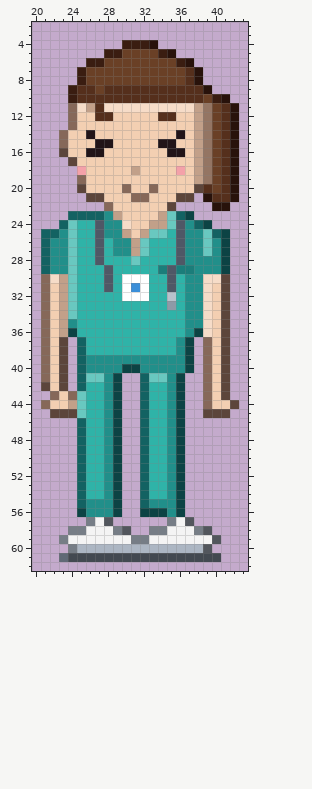
Pixel-art file -- src/media/photos/sprites/characters/11_nurse_teal.aseprite. The first picture shows the starting point.
64x64 pixels, 1 frame. Colours within 5 levels of each other are drawn and written as one. Shown: x 20..43, y 2..62.
New version:
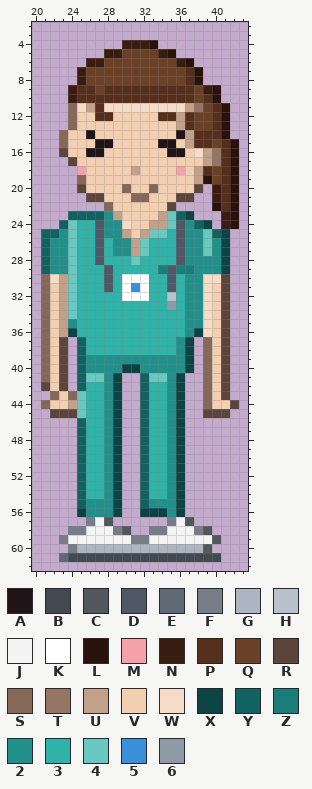
Palette (. is transparent): A #211418  B #434951  C #52565d  D #4f5866  E #606976  F #767d86  G #acb6c3  H #b9c2cc  J #f4f4f4  K #ffffff  L #28120b  M #f4a1a9  N #3a1d11  P #552f1c  Q #6a4026  R #5c453b  S #866859  T #947563  U #c2a089  V #f3cfb2  W #f6dcc8  X #0c4344  Y #136262  Z #1b7d7a  2 #218f8a  3 #2fb3a8  4 #69c8c0  5 #3b8fd9  6 #8f9aa7
The commit says: Teal nurse: ponytail joins the hair at the back of the head (no gap showing the ear)
Change:
{"y":9,"x":38,"old":"PL.","new":"QNL"}
{"y":10,"x":38,"old":"PQNL","new":"QPL."}
{"y":11,"x":37,"old":"WUTQPL","new":"UTQPL."}
{"y":12,"x":36,"old":"VVUTQPL","new":"UPQQPL."}
{"y":13,"x":36,"old":"VVUTQPL","new":"UPQQPL."}
{"y":14,"x":37,"old":"VUTQPL","new":"UPPPL."}
{"y":15,"x":37,"old":"VUT","new":"UPP"}
{"y":16,"x":38,"old":"UTQ","new":"WUT"}
{"y":17,"x":38,"old":"UTQ","new":"VUT"}
{"y":18,"x":39,"old":"T","new":"P"}
{"y":19,"x":39,"old":"T","new":"L"}
{"y":20,"x":39,"old":"PQ","new":".N"}
{"y":21,"x":39,"old":"LP","new":".N"}
{"y":22,"x":41,"old":"L.","new":"PL"}
{"y":23,"x":41,"old":"..","new":"NL"}
{"y":24,"x":41,"old":"..","new":"NL"}
{"label":"changed","picture_box":[176,85,239,229]}
